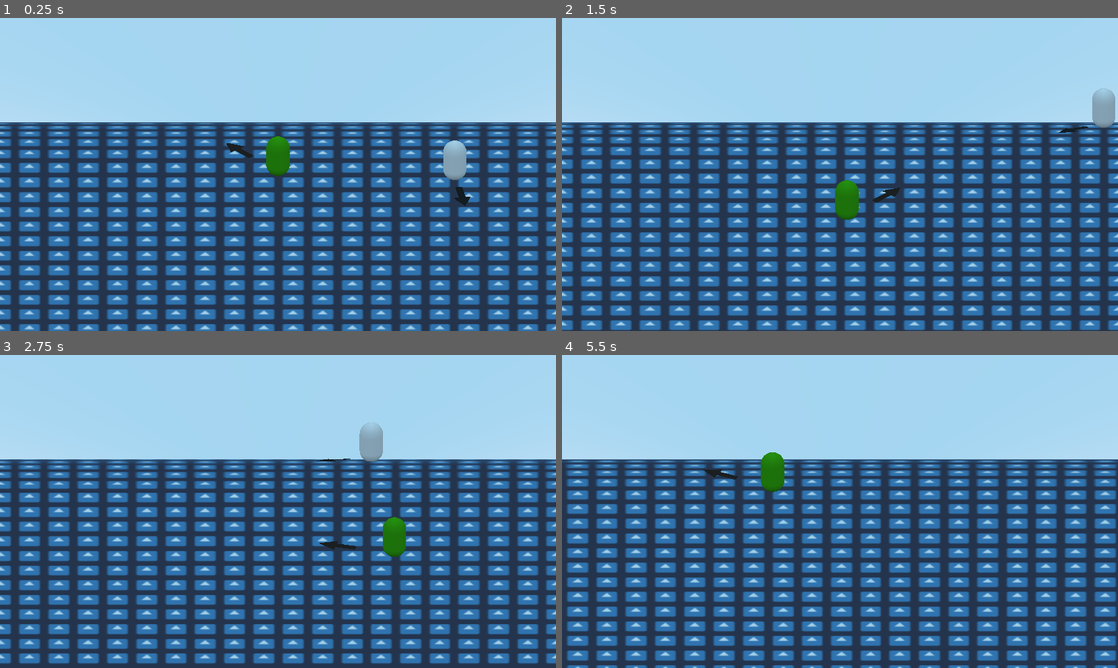
Above: before the commit, frames 1-4 (two rows, left to right).
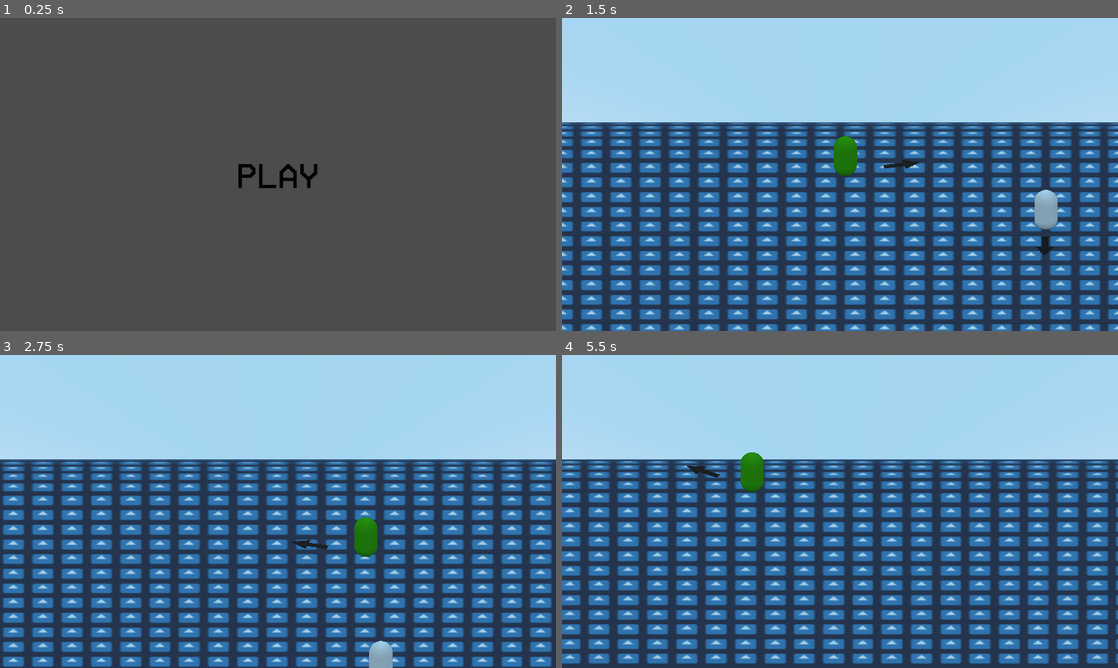
Above: after the commit, the same moments.

Repository: MTareqAzim/tag
Game: Godot game, scene res://Scenes/Menu/MainMenu.tscn
Two runs of this game, one before a commit and one after it. Both use one fixed random seed, a clock stepped at 60 frames per second and the inputs below. Before the commit the project starts from res://Scenes/Worlds/World.tscn. The engine's default icon, where the game draws it, is replaced by a stand-in: a white triangle on a blue panel in a dark square.
Inputs (mouse positions are in pixels of both pictures, inside the frame that each line leads up to):
- Up to frame 1 (0.25 s): no input
- Up to frame 2 (1.5 s): click (840, 174) at 0.5 s, where only the run after the commit has a clickable "PLAY"; move the mouse to (962, 158) at 1.27 s; hold D (move_right) from 1.28 s (still down)
- Up to frame 3 (2.75 s): move the mouse to (166, 527) at 2.02 s; release D (move_right) at 2.03 s; hold S (move_back) from 2.03 s (still down)
- Up to frame 4 (5.5 s): move the mouse to (895, 442) at 2.77 s; release S (move_back) at 2.78 s; hold D (move_right) 2.78-3.53 s; move the mouse to (812, 574) at 3.52 s; hold W (move_forward) 3.53-4.28 s; move the mouse to (1006, 558) at 4.27 s; hold A (move_left) from 4.28 s (still down); move the mouse to (673, 464) at 5.02 s

The runs differ from the first frame. In frame 1, 100% of the frame differs, in the area x 0-100%, y 0-100%; in frame 2, 36%; in frame 3, 45%; in frame 4, 46%.

Commit message:
Added font.

Diff:
--- a/Scenes/Cameras/CameraBody.tscn
+++ b/Scenes/Cameras/CameraBody.tscn
@@ -11,6 +11,7 @@
 collision_mask = 16
 script = ExtResource( 1 )
 lock_y = true
+x_distance = 1.5
 z_distance = 1.5
 
 [node name="CollisionShape" type="CollisionShape" parent="."]
--- a/Scenes/Mentor/Mentor.tscn
+++ b/Scenes/Mentor/Mentor.tscn
@@ -54,6 +54,7 @@
 
 [sub_resource type="Animation" id=13]
 resource_name = "taunt"
+length = 0.5
 
 [node name="Mentor" type="KinematicBody"]
 collision_mask = 48
--- a/Scenes/Mentor/mentor_input_handler.gd
+++ b/Scenes/Mentor/mentor_input_handler.gd
@@ -81,7 +81,7 @@
 		var distance_factor = 1.0 - clamp(pow(0.5, safe_distance - distance_to_target), 0.0, 1.0)
 		var multiplier = 1.0 - (direction_factor * distance_factor)
 
-		var checkpoint_multiplier = clamp(direction_to_checkpoint.dot(direction), 0.1, 1.0)
+		var checkpoint_multiplier = clamp(direction_to_checkpoint.dot(direction), 0.3, 1.0)
 
 		var original_score = ray_scores[direction]
 		var multiplied_score = original_score * multiplier
--- /dev/null
+++ b/Scenes/Menu/MainMenu.tscn
@@ -0,0 +1,31 @@
+[gd_scene load_steps=4 format=2]
+
+[ext_resource path="res://Fonts/VCR_OSD_MONO_1.001.ttf" type="DynamicFontData" id=1]
+[ext_resource path="res://Scenes/Menu/main_menu.gd" type="Script" id=2]
+
+[sub_resource type="DynamicFont" id=1]
+size = 64
+font_data = ExtResource( 1 )
+
+[node name="MainMenu" type="Control"]
+anchor_right = 1.0
+anchor_bottom = 1.0
+script = ExtResource( 2 )
+
+[node name="Button" type="Button" parent="."]
+anchor_left = 0.5
+anchor_top = 0.5
+anchor_right = 0.5
+anchor_bottom = 0.5
+margin_left = -100.0
+margin_top = -50.0
+margin_right = 100.0
+margin_bottom = 50.0
+rect_min_size = Vector2( 200, 100 )
+custom_colors/font_color = Color( 0, 0, 0, 1 )
+custom_colors/font_color_hover = Color( 0.262745, 0.262745, 0.262745, 1 )
+custom_fonts/font = SubResource( 1 )
+text = "PLAY"
+flat = true
+
+[connection signal="pressed" from="Button" to="." method="_on_Button_pressed"]
--- /dev/null
+++ b/Scenes/Menu/main_menu.gd
@@ -0,0 +1,9 @@
+extends Control
+
+var game_scene = "res://Scenes/Worlds/World.tscn"
+
+
+
+
+func _on_Button_pressed():
+	get_tree().change_scene(game_scene)
--- a/project.godot
+++ b/project.godot
@@ -327,7 +327,7 @@
 [application]
 
 config/name="Tag"
-run/main_scene="res://Scenes/Worlds/World.tscn"
+run/main_scene="res://Scenes/Menu/MainMenu.tscn"
 config/icon="res://icon.png"
 
 [autoload]
Binary file added: Fonts/VCR_OSD_MONO_1.001.ttf
